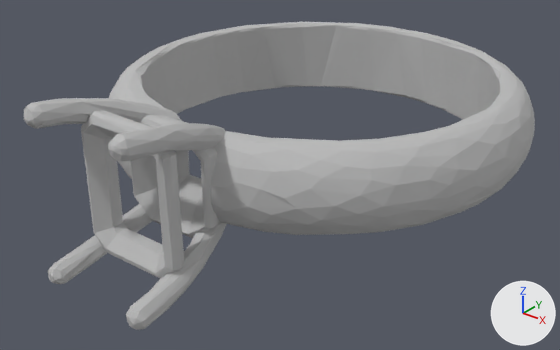
A saved change to the glTF model public/nhan3.glb.
Both versions are drawn from a 50 mm camera at (21.5, -30.0, 14.0) aimed at (0.5, -3.8, -2.2). The axes (+X, +Y, +Z) are drawn at lower right. The lights are the same throughout. The picture after the commit comes second. Where no turn or scale is listed for an object, it has been applied to the vertices.

Objects in the first picture: 'Node'.
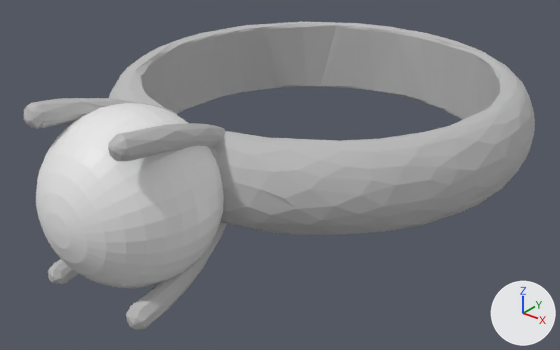
The newer file is also turned or shifted as a whole; pictures and numbers use the older file's frame.

Where the change shows, as pixel boxes (x1, y1, x2, y2) in the pictures (560 x 350 px):
'Sphere', added: after (36, 103, 224, 288)

The edits, one by one:
Mesh me_sphere_021 is new.
It is a UV sphere (32 segments, 16 rings, poles along y) spanning x -3.63..3.63, y -3.63..3.63, z -3.63..3.63.
Object 'Sphere' (ob_sphere) is new; it shows me_sphere_021.
Its location is (-0.06, -12.37, -0.03).
